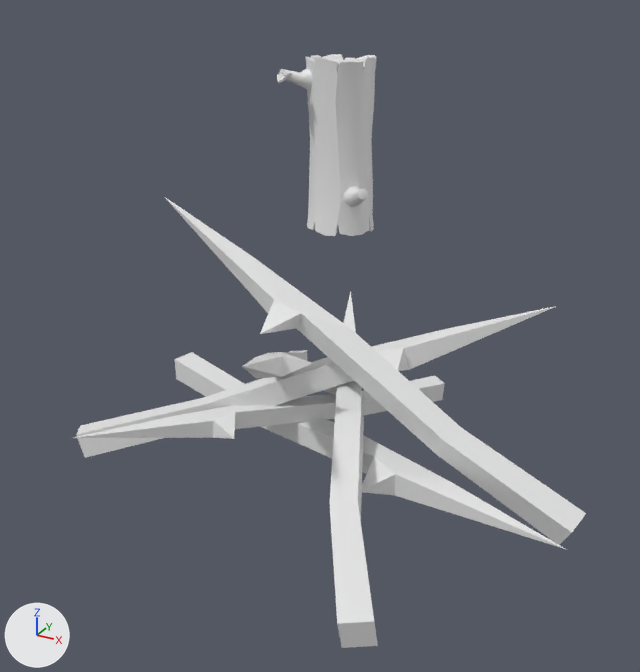
Renders of the glTF model my-portfolio/static/models/park-things/park-things.glb from each side of a commit.
One viewpoint serves both versions: a 50 mm lens placed at (-13.364, -4.556, 1.183), pointed at (-14.471, -2.544, 0.176). Lighting does not change. The marker at lower left points along +X, +Y and +Z. The picture after the commit comes second. Where no turn or scale is listed for an object, it has been applied to the vertices.

The first picture shows 'Campfire_Cylinder.009', 'Wood_Log_A'.
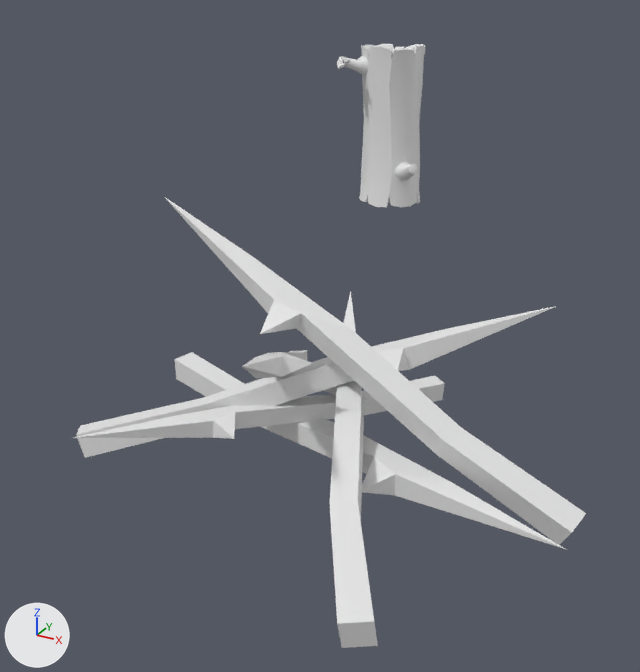
What differs and where, as boxes [x1, y1, x2, y2] in the pictures (640 x 672 px):
```json
{"object": "Wood_Log_A", "change": "moved", "before": [277, 54, 377, 236], "after": [337, 44, 426, 207]}
```

Scene script edits in JSON lines:
```json
{"op": "set", "path": "ob_wood_log_a.location", "old": "(-14.905, -1.595, 0.501)", "new": "(-14.905, -1.14, 0.501)"}
```
